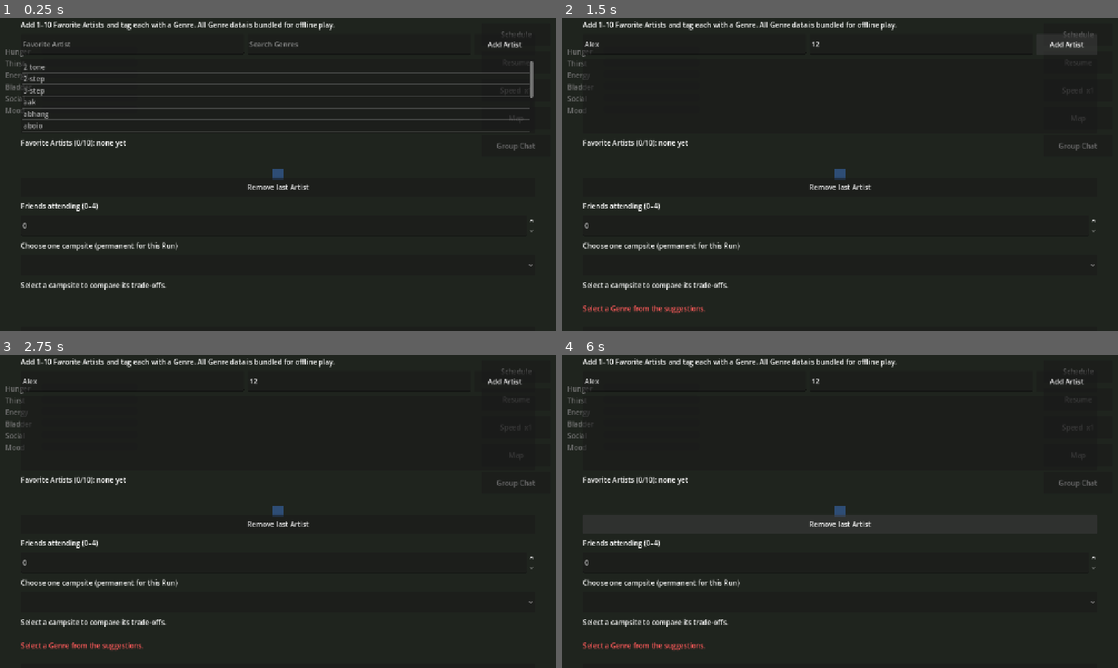
Above: before the commit, frames 1-4 (two rows, left to right).
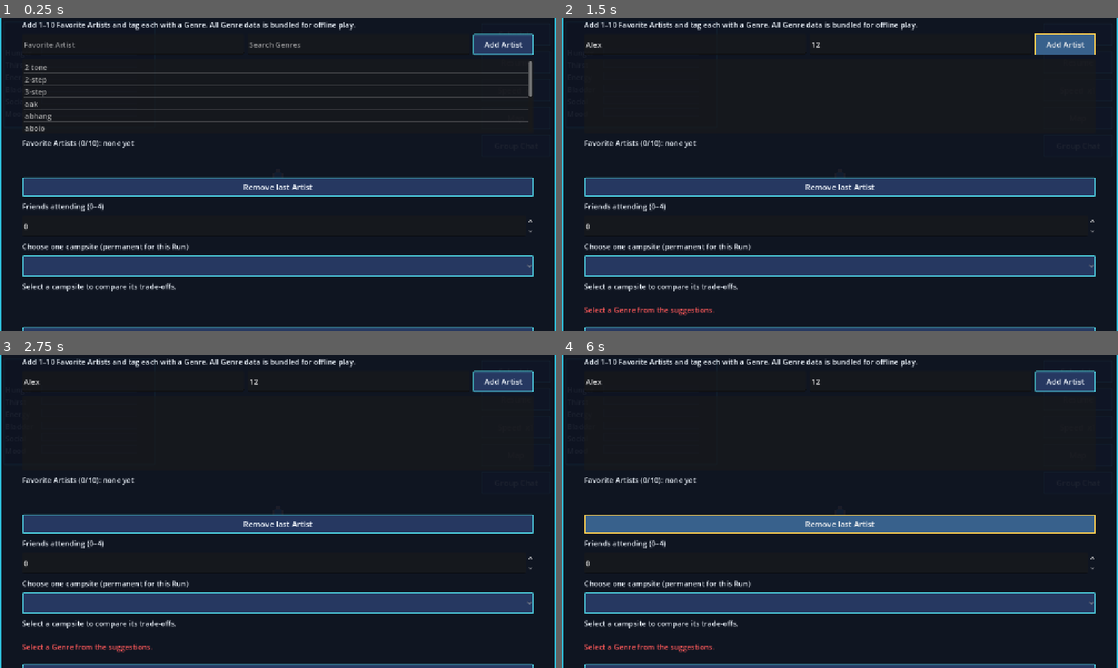
Above: after the commit, the same moments.

Repository: Ponacko/Festivalthegame
Game: Godot game, scene res://scenes/main.tscn
The game is run twice, just before and just after one commit, with the same random seed, the same clock (stepped at 60 frames per second) and the same inputs.
Inputs (mouse positions are in pixels of both pictures, inside the frame that each line leads up to):
- Up to frame 1 (0.25 s): no input
- Up to frame 2 (1.5 s): click (695, 43) at 0.52 s; type "Alex" at 0.6 s; click (923, 43) at 0.75 s; type "12" at 0.83 s; click "Schedule" at 1.25 s
- Up to frame 3 (2.75 s): click "Resume" at 2 s
- Up to frame 4 (6 s): click "Speed x1" at 2.75 s; click "Map" at 3.5 s; click "Group Chat" at 4.25 s; click "Add Artist" at 5 s; click "Remove last Artist" at 5.75 s

The runs differ from the first frame. In frame 1, 21% of the frame differs, in the area x 0-100%, y 0-100%; in frame 2, 18%; in frame 3, 18%; in frame 4, 18%.

Commit message:
feat: add pixel-art presentation and production HUD (#23)

Diff:
--- a/festivalthegame/project.godot
+++ b/festivalthegame/project.godot
@@ -27,6 +27,10 @@
 window/stretch/mode="canvas_items"
 window/stretch/aspect="expand"
 
+[gui]
+
+theme/custom="res://ui/festival_theme.tres"
+
 [input_devices]
 
 pointing/emulate_mouse_from_touch=true
--- a/festivalthegame/scenes/player.tscn
+++ b/festivalthegame/scenes/player.tscn
@@ -9,6 +9,7 @@
 script = ExtResource("1")
 
 [node name="Body" type="Polygon2D" parent="."]
+visible = false
 color = Color(0.3, 0.6, 1, 1)
 polygon = PackedVector2Array(-12, -12, 12, -12, 12, 12, -12, 12)
 
--- a/festivalthegame/scripts/entities/friend_view.gd
+++ b/festivalthegame/scripts/entities/friend_view.gd
@@ -38,4 +38,7 @@
 		_route.pop_front()
 
 func _draw() -> void:
-	draw_circle(Vector2.ZERO, 10.0, Color("f3b5d2"))
+	draw_set_transform(Vector2(0, 17), 0.0, Vector2(1.0, 0.35))
+	draw_circle(Vector2.ZERO, 12.0, Color(0, 0, 0, 0.25))
+	draw_set_transform(Vector2.ZERO)
+	PixelArt.person(self, PixelArt.FRIENDS[friend.index % PixelArt.FRIENDS.size()])
--- a/festivalthegame/scripts/entities/ground_feature_view.gd
+++ b/festivalthegame/scripts/entities/ground_feature_view.gd
@@ -18,7 +18,9 @@
 	queue_redraw()
 
 func _draw() -> void:
-	draw_circle(Vector2.ZERO, 12.0, _color_for(point.kind))
+	draw_circle(Vector2.ZERO, 38.0, Color(_color_for(point.kind), 0.10))
+	draw_arc(Vector2.ZERO, 38.0, 0.0, TAU, 24, Color(_color_for(point.kind), 0.45), 2.0)
+	PixelArt.facility(self, point.kind, _color_for(point.kind))
 
 func _color_for(kind: FestivalPoint.Kind) -> Color:
 	match kind:
--- a/festivalthegame/scripts/entities/player.gd
+++ b/festivalthegame/scripts/entities/player.gd
@@ -13,6 +13,7 @@
 func _ready() -> void:
 	_target = global_position
 	add_to_group("player")
+	queue_redraw()
 
 func _unhandled_input(event: InputEvent) -> void:
 	# Touch is delivered as a mouse event via emulate_mouse_from_touch.
@@ -55,3 +56,22 @@
 	_moving = false
 	velocity = Vector2.ZERO
 	global_position = world_position
+
+func _process(_delta: float) -> void:
+	queue_redraw()
+
+func _draw() -> void:
+	draw_ellipse_shadow()
+	var effect := Color.TRANSPARENT
+	if Game.mosh != null and Game.mosh.injured:
+		effect = Color("ff4e5b")
+	elif Game.food_poisoning != null and Game.food_poisoning.is_active():
+		effect = Color("78d64b")
+	elif Game.tipsy != null and Game.tipsy.is_active():
+		effect = Color("ffd166")
+	PixelArt.person(self, PixelArt.PLAYER, effect)
+
+func draw_ellipse_shadow() -> void:
+	draw_set_transform(Vector2(0, 17), 0.0, Vector2(1.0, 0.35))
+	draw_circle(Vector2.ZERO, 12.0, Color(0, 0, 0, 0.28))
+	draw_set_transform(Vector2.ZERO)
--- a/festivalthegame/scripts/entities/stage_view.gd
+++ b/festivalthegame/scripts/entities/stage_view.gd
@@ -36,4 +36,17 @@
 			draw_circle(Vector2.ZERO, Audience.FRONT_RADIUS * 0.55, Color(0.95, 0.25, 0.35, 0.28))
 	else:
 		draw_arc(Vector2.ZERO, Audience.BACK_RADIUS, 0.0, TAU, 64, Color(1, 1, 1, 0.12), 2.0)
-	draw_rect(Rect2(-60, -40, 120, 80), Color(0.5, 0.3, 0.6, 1))
+	# Pixel PA towers, deck, lights, and deterministic popularity-sized crowd.
+	draw_rect(Rect2(-64, -42, 128, 84), PixelArt.INK)
+	draw_rect(Rect2(-56, -34, 112, 66), Color("774fa3"))
+	draw_rect(Rect2(-48, 24, 96, 8), Color("f6c85f"))
+	for x in [-48, -16, 16, 48]:
+		draw_rect(Rect2(x - 4, -28, 8, 8), Color("77e6ff" if active_set != null else "65708c"))
+	if active_set != null:
+		var crowd_count := 8 + int(active_set.artist.popularity * 24.0)
+		for index in range(crowd_count):
+			var column := index % 8
+			var row := index / 8
+			var crowd_position := Vector2(-70 + column * 20, 68 + row * 21)
+			draw_rect(Rect2(crowd_position - Vector2(4, 4), Vector2(8, 8)),
+				PixelArt.FRIENDS[index % PixelArt.FRIENDS.size()])
--- a/festivalthegame/scripts/ui/hud.gd
+++ b/festivalthegame/scripts/ui/hud.gd
@@ -20,8 +20,14 @@
 var _nearby_facility: FestivalPoint
 var _mosh_button: Button
 var _available_mosh_set: FestivalSet
+var _status_card: Panel
 
 func _ready() -> void:
+	_status_card = Panel.new()
+	_status_card.name = "StatusCard"
+	_status_card.position = Vector2(8, 8)
+	_status_card.custom_minimum_size = Vector2(350, 246)
+	add_child(_status_card)
 	var schedule_button := Button.new()
 	schedule_button.name = "ScheduleButton"
 	schedule_button.text = "Schedule"
@@ -135,6 +141,7 @@
 	add_child(_mosh_button)
 
 	var margin := MarginContainer.new()
+	margin.name = "SafeStatus"
 	margin.add_theme_constant_override("margin_left", 12)
 	margin.add_theme_constant_override("margin_top", 12)
 	add_child(margin)
@@ -184,6 +191,14 @@
 			Game.tipsy.level * 100.0, Game.tipsy.remaining_minutes]
 	if Game.mosh.injured:
 		_info.text += "\nINJURED  •  movement x0.5  •  seek First Aid"
+	var player := get_tree().get_first_node_in_group("player") as Node2D
+	if player != null:
+		var nearby_friends := 0
+		for node in get_tree().get_nodes_in_group("friends"):
+			if (node as Node2D).global_position.distance_to(player.global_position) <= 150.0:
+				nearby_friends += 1
+		if nearby_friends > 0:
+			_info.text += "\nFRIENDS NEARBY  •  %d  •  Social + Mood" % nearby_friends
 	for k in Needs.ALL:
 		_bars[k].value = Game.needs.get_value(k)
 
--- /dev/null
+++ b/festivalthegame/scripts/ui/pixel_art.gd
@@ -0,0 +1,39 @@
+class_name PixelArt
+extends RefCounted
+## Shared integer-grid drawing primitives for the original placeholder art.
+
+const INK := Color("172038")
+const SKIN := Color("f2b99b")
+const PLAYER := Color("45a7ff")
+const FRIENDS := [Color("f06fae"), Color("ffd166"), Color("73d2de"), Color("b693ef")]
+
+static func person(canvas: CanvasItem, color: Color, effect := Color.TRANSPARENT) -> void:
+	canvas.draw_rect(Rect2(-8, -15, 16, 4), INK)
+	canvas.draw_rect(Rect2(-6, -13, 12, 9), SKIN)
+	canvas.draw_rect(Rect2(-8, -4, 16, 13), color)
+	canvas.draw_rect(Rect2(-8, 9, 6, 7), INK)
+	canvas.draw_rect(Rect2(2, 9, 6, 7), INK)
+	canvas.draw_rect(Rect2(-12, -2, 4, 9), SKIN)
+	canvas.draw_rect(Rect2(8, -2, 4, 9), SKIN)
+	if effect.a > 0.0:
+		canvas.draw_rect(Rect2(-15, -18, 30, 36), effect, false, 2.0)
+
+static func facility(canvas: CanvasItem, kind: FestivalPoint.Kind, color: Color) -> void:
+	canvas.draw_rect(Rect2(-16, -16, 32, 32), INK)
+	canvas.draw_rect(Rect2(-13, -13, 26, 26), color)
+	match kind:
+		FestivalPoint.Kind.WATER:
+			canvas.draw_rect(Rect2(-4, -9, 8, 18), Color.WHITE)
+			canvas.draw_rect(Rect2(4, -7, 7, 5), Color.WHITE)
+		FestivalPoint.Kind.TOILET:
+			canvas.draw_rect(Rect2(-7, -9, 14, 5), Color.WHITE)
+			canvas.draw_rect(Rect2(-5, -4, 10, 13), Color.WHITE)
+		FestivalPoint.Kind.FIRST_AID:
+			canvas.draw_rect(Rect2(-4, -10, 8, 20), Color.WHITE)
+			canvas.draw_rect(Rect2(-10, -4, 20, 8), Color.WHITE)
+		FestivalPoint.Kind.VENDOR, FestivalPoint.Kind.LATE_VENDOR:
+			canvas.draw_rect(Rect2(-11, -9, 22, 6), Color("fff3c4"))
+			canvas.draw_rect(Rect2(-8, 1, 16, 9), Color("713f2a"))
+		FestivalPoint.Kind.CAMP, FestivalPoint.Kind.CAMPSITE_AREA:
+			canvas.draw_colored_polygon(PackedVector2Array([-12, 10, 0, -11, 12, 10]), Color("fff3c4"))
+			canvas.draw_rect(Rect2(-2, 2, 4, 8), INK)
--- /dev/null
+++ b/festivalthegame/tests/test_presentation.gd
@@ -0,0 +1,22 @@
+extends SceneTree
+
+var failures := 0
+
+func _initialize() -> void:
+	check(ResourceLoader.exists("res://ui/festival_theme.tres"), "one bundled production theme is available offline")
+	check(FileAccess.file_exists("res://ASSET_PROVENANCE.md") and FileAccess.file_exists("res://VISUAL_SMOKE_TEST.md"),
+		"asset provenance and full-Run visual smoke checklist are bundled")
+	var script_text := FileAccess.get_file_as_string("res://scripts/ui/pixel_art.gd")
+	check(script_text.contains("func person") and script_text.contains("func facility"),
+		"shared pixel art covers characters and facilities without rendered-test coupling")
+	var modal_scenes := ["run_setup", "schedule", "festival_map", "group_chat", "night", "recap", "scoreboard"]
+	for scene_name in modal_scenes:
+		check(ResourceLoader.exists("res://scenes/%s.tscn" % scene_name), "%s uses the shared visual language" % scene_name)
+	quit(1 if failures > 0 else 0)
+
+func check(condition: bool, message: String) -> void:
+	if condition:
+		print("  ok: ", message)
+	else:
+		failures += 1
+		printerr("  FAIL: ", message)
--- /dev/null
+++ b/festivalthegame/ui/festival_theme.tres
@@ -0,0 +1,53 @@
+[gd_resource type="Theme" load_steps=5 format=3]
+
+[sub_resource type="StyleBoxFlat" id="Panel"]
+bg_color = Color(0.055, 0.075, 0.13, 0.94)
+border_width_left = 3
+border_width_top = 3
+border_width_right = 3
+border_width_bottom = 3
+border_color = Color(0.18, 0.75, 0.86, 1)
+corner_radius_top_left = 3
+corner_radius_top_right = 3
+corner_radius_bottom_right = 3
+corner_radius_bottom_left = 3
+
+[sub_resource type="StyleBoxFlat" id="Button"]
+bg_color = Color(0.15, 0.22, 0.38, 1)
+border_width_left = 2
+border_width_top = 2
+border_width_right = 2
+border_width_bottom = 2
+border_color = Color(0.32, 0.86, 0.92, 1)
+corner_radius_top_left = 2
+corner_radius_top_right = 2
+corner_radius_bottom_right = 2
+corner_radius_bottom_left = 2
+
+[sub_resource type="StyleBoxFlat" id="ButtonHover"]
+bg_color = Color(0.22, 0.38, 0.55, 1)
+border_width_left = 2
+border_width_top = 2
+border_width_right = 2
+border_width_bottom = 2
+border_color = Color(1, 0.82, 0.32, 1)
+
+[sub_resource type="StyleBoxFlat" id="Progress"]
+bg_color = Color(0.1, 0.14, 0.24, 0.95)
+border_width_left = 1
+border_width_top = 1
+border_width_right = 1
+border_width_bottom = 1
+border_color = Color(0.32, 0.5, 0.65, 1)
+
+[resource]
+default_font_size = 17
+Label/colors/font_color = Color(0.94, 0.97, 1, 1)
+PanelContainer/styles/panel = SubResource("Panel")
+Panel/styles/panel = SubResource("Panel")
+Button/colors/font_color = Color(0.96, 0.98, 1, 1)
+Button/font_sizes/font_size = 18
+Button/styles/normal = SubResource("Button")
+Button/styles/hover = SubResource("ButtonHover")
+Button/styles/pressed = SubResource("ButtonHover")
+ProgressBar/styles/background = SubResource("Progress")
Not shown, added: festivalthegame/scripts/ui/pixel_art.gd.uid
Not shown, added: festivalthegame/tests/test_presentation.gd.uid
Not shown, added: festivalthegame/ASSET_PROVENANCE.md
Not shown, added: festivalthegame/VISUAL_SMOKE_TEST.md
